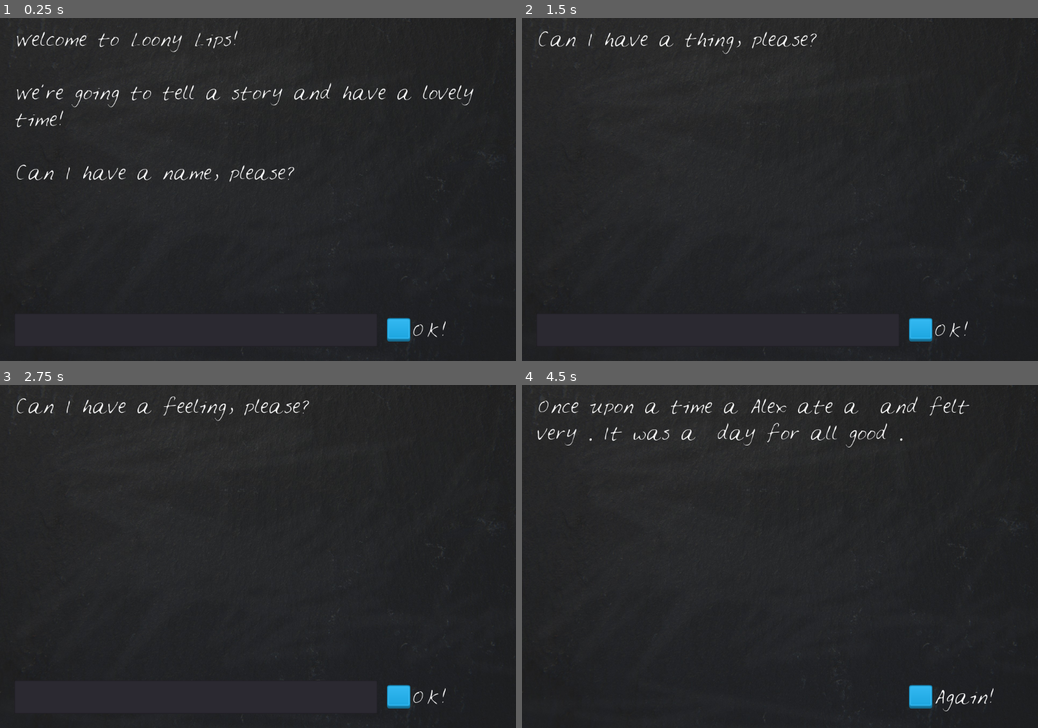
Above: before the commit, frames 1-4 (two rows, left to right).
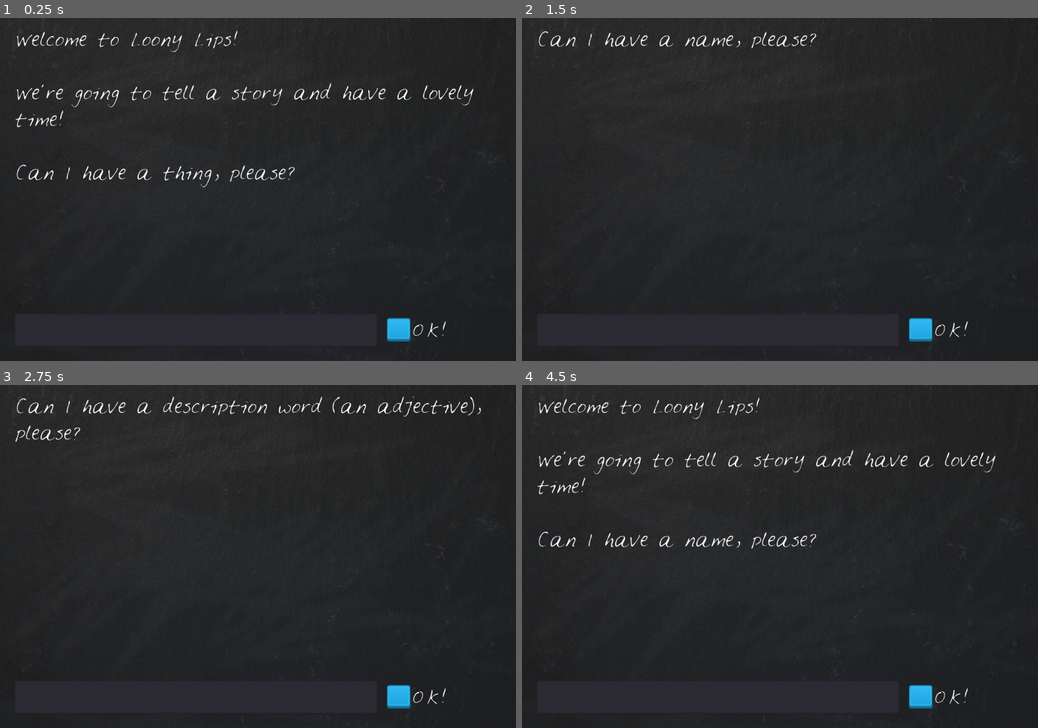
Above: after the commit, the same moments.

Repository: DiscoveringGodot/2_Loony_Lips
Game: Godot game, scene res://LoonyLips.tscn
Same seed, same stepped clock (60 frames per second), same inputs: the game is played once before the commit and once after it.
Inputs (mouse positions are in pixels of both pictures, inside the frame that each line leads up to):
- Up to frame 1 (0.25 s): no input
- Up to frame 2 (1.5 s): click (718, 330) at 0.52 s; type "Alex" at 0.6 s; click "OK!" at 1.25 s
- Up to frame 3 (2.75 s): click "OK!" at 2 s
- Up to frame 4 (4.5 s): click "OK!" at 2.75 s; tap Enter at 3.5 s; click "OK!" (after the commit: "Again!") at 4.25 s

The runs differ from the first frame. In frame 1, 0.3% of the frame differs, in the area x 31-58%, y 42-50%; in frame 2, 0.3%; in frame 3, 0.9%; in frame 4, 2.9%, in the area x 3-92%, y 3-96%.

Commit message:
7 - Dictionaries - Adding a Story Template

Diff:
--- a/LoonyLips.gd
+++ b/LoonyLips.gd
@@ -1,11 +1,39 @@
 extends Node2D
 
 var player_words = [] # the words the player chooses
-var prompt = ["a name", "a thing", "a feeling", "another feeling", "some things"]
-var story = "Once upon a time a %s ate a %s and felt very %s. It was a %s day for all good %s."
+var template = [
+		{
+		"prompt" : ["a name", "a thing", "a feeling", "another feeling", "some things"],
+		"story" : "Once upon a time a %s ate a %s and felt very %s. It was a %s day for all good %s."
+		},
+		{
+		"prompt" : ["a thing", "a name", "a description word (an adjective)", "a thing"],
+		"story" : "There once was %s called %s that lived as %s as a %s."
+		},
+		{
+		"prompt" : ["a noun (a thing)", "an adjective (a description word)", "a person's name", "a place", "a verb", "a second person's name", "another person's name"],
+
+		"story" : "A poem.\n\nI wish I was a %s, %s as can be, \n Then you could call me %s,\n And I would finally be free.\n\n Then I would visit %s \nAnd %s all day long,\nAnd I would call you %s,\nAnd teach %s my song"
+		},
+		{
+		"prompt" : ["a person's name", "the name of a place", "the plural of a noun (there's going to be more than one of these)", "an adverb (a word ending in -ly)", "a noun"],
+		"story" : "Dear %s,\n\nI hope this letter finds you well.  I have spent the past three weeks in %s researching the history of %s for my new book.  I miss you %s, and whenever I see a %s I think of you."
+		},
+		{
+		"prompt" : ["an adjective", "a person's name", "a place", "an adjective", "a noun", "another place", "an adverb (a word ending in -ly)"],
+		"story" : "Once upon a time, a %s hero called %s was sent to %s, to defeat a %s %s.  He did so, returned home to %s and lived %s ever after"
+		},
+		{
+		"prompt" : ["a noun", "an adjective (a description word)", "another noun", " yet another noun", "an adjective", "one more noun", "a verb"],
+		"story" : "The ultimate pizza recipe.\n\n Mix one packet of %s with three spoonfuls of flour.  Knead the dough for 3 minutes until %s.  Roll the dough flat on a %s and sprinkle one pinch of %s and three cups of %s %s.  Bake for 17 minutes at a high heat, then remove from the oven and %s!"
+		}
+		]
+var current_story
 
 func _ready():
-	$Blackboard/StoryText.text = ("Welcome to Loony Lips!\n\nWe're going to tell a story and have a lovely time!\n\nCan I have " + prompt[player_words.size()] + ", please?")
+	randomize()
+	current_story = template [randi() % template.size()]
+	$Blackboard/StoryText.text = ("Welcome to Loony Lips!\n\nWe're going to tell a story and have a lovely time!\n\nCan I have " + current_story.prompt[player_words.size()] + ", please?")
 	$Blackboard/TextBox.text = ""
 
 func _on_TextureButton_pressed():
@@ -21,10 +49,10 @@
 	check_player_word_length()
 
 func is_story_done():
-	return player_words.size() == prompt.size()
+	return player_words.size() == current_story.prompt.size()
 
 func prompt_player():
-	$Blackboard/StoryText.text = ("Can I have " + prompt[player_words.size()] + ", please?")
+	$Blackboard/StoryText.text = ("Can I have " + current_story.prompt[player_words.size()] + ", please?")
 
 func check_player_word_length():
 	if is_story_done():
@@ -33,7 +61,7 @@
 		prompt_player()
 
 func tell_story():
-	$Blackboard/StoryText.text = story % player_words
+	$Blackboard/StoryText.text = current_story.story % player_words
 	$Blackboard/TextureButton/ButtonLabel.text = "Again!"
 	end_game()
 
Not shown, changed: README.md
